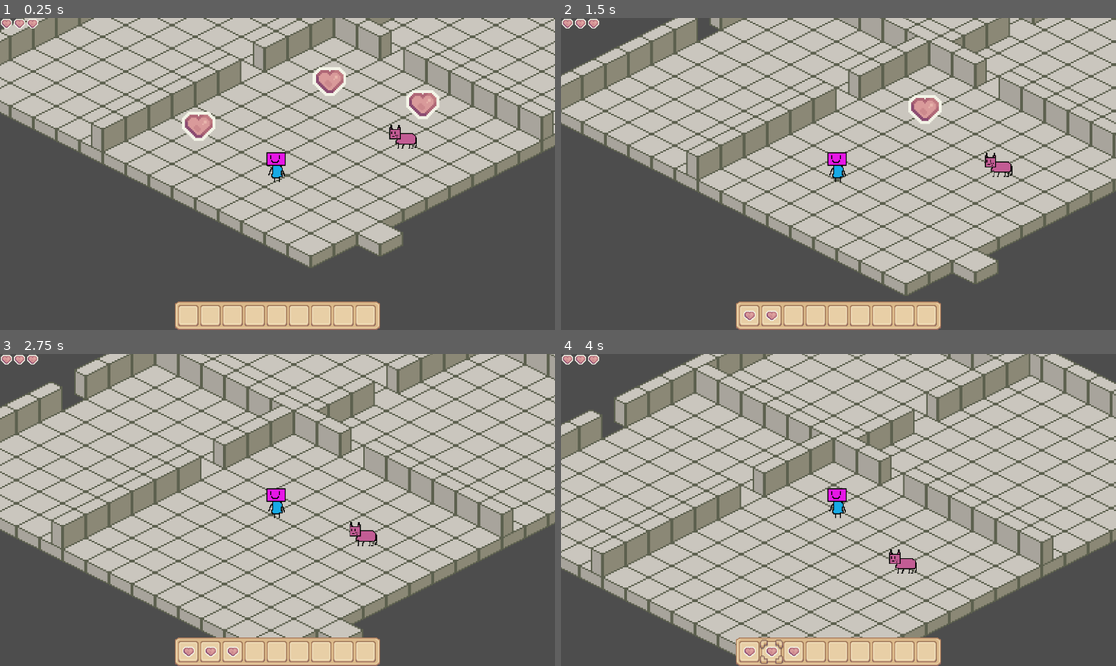
Above: before the commit, frames 1-4 (two rows, left to right).
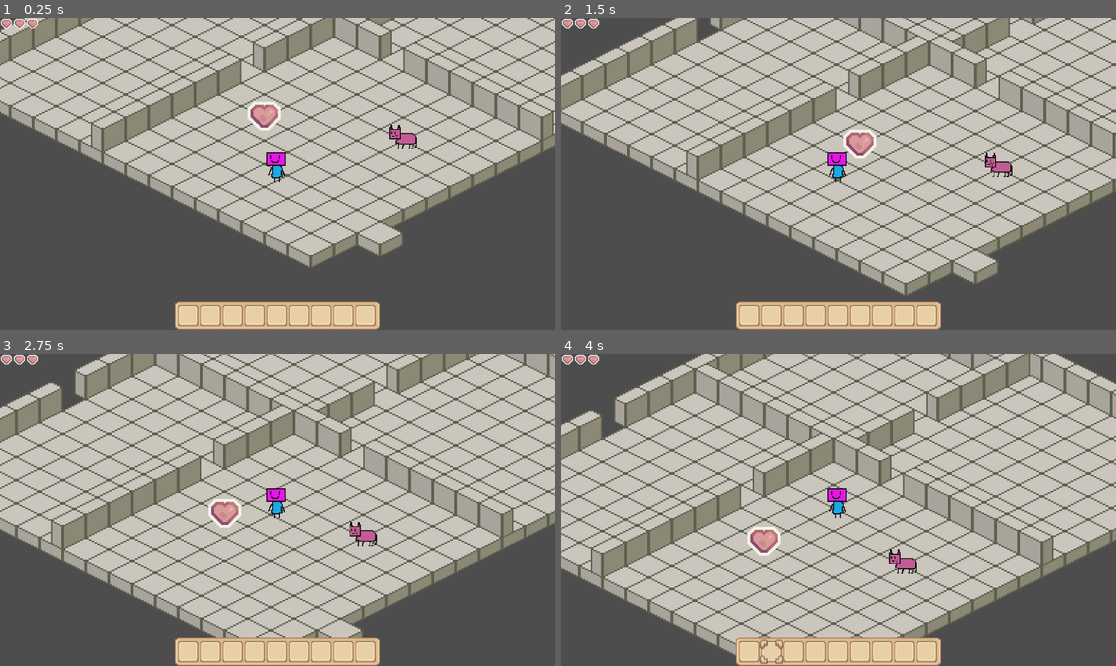
Above: after the commit, the same moments.

Repository: TheChrisJA/Warmth-and-Whiskers
Game: Godot game, scene res://main_game.tscn
The game is run twice, just before and just after one commit, with the same random seed, the same clock (stepped at 60 frames per second) and the same inputs.
Inputs (mouse positions are in pixels of both pictures, inside the frame that each line leads up to):
- Up to frame 1 (0.25 s): no input
- Up to frame 2 (1.5 s): tap Enter at 0.5 s; drag from (760, 127) to (982, 105) at 0.52 s; drag from (1027, 130) to (810, 236) at 1.27 s
- Up to frame 3 (2.75 s): move the mouse to (327, 447) at 2.02 s; click (327, 447) at 2.17 s
- Up to frame 4 (4 s): drag from (749, 650) to (672, 463) at 2.77 s; tap Space at 3.5 s; drag from (771, 650) to (866, 510) at 3.52 s

The runs differ from the first frame. In frame 1, 1.7% of the frame differs, in the area x 32-80%, y 15-40%; in frame 2, 1.0%; in frame 3, 0.6%; in frame 4, 0.6%.

Commit message:
Partial placement system

Diff:
--- a/warmth-and-whiskers/area_2d.gd
+++ b/warmth-and-whiskers/area_2d.gd
@@ -1,15 +1,44 @@
 extends Area2D
 
-# Assign the icon texture in the inspector that should appear in the UI
 @export var inventory_icon: Texture2D
 
+const SAVE_PATH = "user://saved_area.tscn"
+
 func _on_input_event(viewport: Node, event: InputEvent, shape_idx: int) -> void:
-	# Check if the player left-clicks the item
 	if event is InputEventMouseButton and event.button_index == MOUSE_BUTTON_LEFT and event.pressed:
+		# Find the player in the scene. (Adjust this path if your player is located elsewhere)
+		var player = get_node("/root/MainGame/Systems/SpawnManager/Player")
 
-		# Try to add it to the UI
-		var was_picked_up = InventorySystem.add_item(inventory_icon)
+		if player:
+			# Tell the player to walk toward this item
+			player.target_item = self
+			player.set_movement_target(global_position)
 
-		if was_picked_up:
-			# Remove the item from the 2D world
-			queue_free()
+			# Stop the input from passing through to the ground under the item
+			get_viewport().set_input_as_handled()
+
+# This is called automatically by the player script when they get close enough!
+func interact(player_node: CharacterBody2D) -> void:
+	var was_picked_up = InventorySystem.add_item(inventory_icon)
+
+	if was_picked_up:
+		save_area(self)
+		queue_free()
+
+func save_area(area_to_save: Area2D) -> void:
+	area_to_save.position = Vector2.ZERO
+
+	for child in area_to_save.get_children():
+		child.owner = area_to_save
+
+	var packed_scene = PackedScene.new()
+	var result = packed_scene.pack(area_to_save)
+
+	if result == OK:
+		var save_result = ResourceSaver.save(packed_scene, SAVE_PATH)
+		if save_result == OK:
+			print("Area2D and its children saved successfully!")
+		else:
+			print("Failed to save file to disk. Error code: ", save_result)
+	else:
+		print("Failed to pack the Area2D node. Error code: ", result)
--- a/warmth-and-whiskers/main_game.tscn
+++ b/warmth-and-whiskers/main_game.tscn
@@ -131,6 +131,7 @@
 [node name="Levels" type="Node2D" parent="World" unique_id=703755187]
 position = Vector2(-334, -128)
 metadata/_edit_group_ = true
+metadata/_edit_lock_ = true
 
 [node name="TileMapLayer" type="TileMapLayer" parent="World/Levels" unique_id=1147118516]
 z_index = 2
@@ -159,49 +160,21 @@
 tile_set = SubResource("TileSet_6bm6p")
 
 [node name="Area2D" type="Area2D" parent="World/Levels" unique_id=468480454]
+position = Vector2(-79, 95)
 script = ExtResource("2_aomqu")
 inventory_icon = ExtResource("11_02kkc")
 
 [node name="CollisionShape2D" type="CollisionShape2D" parent="World/Levels/Area2D" unique_id=1205493050]
-position = Vector2(-124.5, 103)
 scale = Vector2(18.359997, 18.359997)
 shape = SubResource("RectangleShape2D_02kkc")
+metadata/_edit_lock_ = true
 
 [node name="Sprite2D" type="Sprite2D" parent="World/Levels/Area2D" unique_id=1129958092]
 z_index = 2
 texture_filter = 1
-position = Vector2(-124.5, 103)
+position = Vector2(0, 1)
 texture = ExtResource("11_02kkc")
-
-[node name="Area2D2" type="Area2D" parent="World/Levels" unique_id=618031755]
-script = ExtResource("2_aomqu")
-inventory_icon = ExtResource("11_02kkc")
-
-[node name="CollisionShape2D" type="CollisionShape2D" parent="World/Levels/Area2D2" unique_id=1556678831]
-position = Vector2(30.5, 88)
-scale = Vector2(18.359997, 18.359997)
-shape = SubResource("RectangleShape2D_02kkc")
-
-[node name="Sprite2D" type="Sprite2D" parent="World/Levels/Area2D2" unique_id=726492510]
-z_index = 2
-texture_filter = 1
-position = Vector2(30.5, 88)
-texture = ExtResource("11_02kkc")
-
-[node name="Area2D3" type="Area2D" parent="World/Levels" unique_id=742261526]
-script = ExtResource("2_aomqu")
-inventory_icon = ExtResource("11_02kkc")
-
-[node name="CollisionShape2D" type="CollisionShape2D" parent="World/Levels/Area2D3" unique_id=1358164209]
-position = Vector2(-34, 72)
-scale = Vector2(18.359997, 18.359997)
-shape = SubResource("RectangleShape2D_02kkc")
-
-[node name="Sprite2D" type="Sprite2D" parent="World/Levels/Area2D3" unique_id=206180099]
-z_index = 2
-texture_filter = 1
-position = Vector2(-34, 72)
-texture = ExtResource("11_02kkc")
+metadata/_edit_lock_ = true
 
 [node name="Entities" type="Node2D" parent="World" unique_id=1590512556]
 position = Vector2(49, -14)
@@ -577,8 +550,6 @@
 offset_bottom = 70.0
 
 [connection signal="input_event" from="World/Levels/Area2D" to="World/Levels/Area2D" method="_on_input_event"]
-[connection signal="input_event" from="World/Levels/Area2D2" to="World/Levels/Area2D2" method="_on_input_event"]
-[connection signal="input_event" from="World/Levels/Area2D3" to="World/Levels/Area2D3" method="_on_input_event"]
 [connection signal="timeout" from="Systems/SpawnManager/Cat/Timer" to="Systems/SpawnManager/Cat" method="_on_timer_timeout"]
 [connection signal="gui_input" from="HudLayerCanvas/HudRoot/InventoryBackground/SlotGrid/InventorySlot" to="HudLayerCanvas/HudRoot/InventoryBackground/SlotGrid/InventorySlot" method="_on_gui_input"]
 [connection signal="gui_input" from="HudLayerCanvas/HudRoot/InventoryBackground/SlotGrid/InventorySlot2" to="HudLayerCanvas/HudRoot/InventoryBackground/SlotGrid/InventorySlot2" method="_on_gui_input"]
--- a/warmth-and-whiskers/player.gd
+++ b/warmth-and-whiskers/player.gd
@@ -1,35 +1,44 @@
 extends CharacterBody2D
 
 const SPEED = 50
+# The distance (in pixels) the player needs to be from the item to pick it up
+const INTERACTION_DISTANCE = 5
 
 @onready var nav_agent: NavigationAgent2D = $NavigationAgent2D
 
+# Keep track of the item the player is currently walking towards
+var target_item: Area2D = null
+
 func _ready():
-	# These help prevent the character from getting stuck on corners
 	nav_agent.path_desired_distance = 4.0
 	nav_agent.target_desired_distance = 4.0
 
-# Change _input to _unhandled_input
 func _unhandled_input(event: InputEvent) -> void:
 	if event is InputEventMouseButton and event.pressed and event.button_index == MOUSE_BUTTON_LEFT:
+		# If the player clicks empty ground, clear the current item target
+		target_item = null
 		set_movement_target(get_global_mouse_position())
 
 func set_movement_target(target_point: Vector2):
 	nav_agent.target_position = target_point
 
 func _physics_process(_delta: float) -> void:
-	# Do nothing if we reached the end or the path is empty
+	# If we have an active target item, check if we are close enough to interact
+	if is_instance_valid(target_item):
+		var distance_to_item = global_position.distance_to(target_item.global_position)
+		if distance_to_item <= INTERACTION_DISTANCE:
+			target_item.interact(self) # Trigger the pickup on the item
+			target_item = null # Clear target so we don't pick it up twice
+			velocity = Vector2.ZERO
+			return
+
 	if nav_agent.is_navigation_finished():
 		velocity = Vector2.ZERO
 		return
 
-	# Find the next point in the path (calculated by the NavMesh)
 	var current_agent_position: Vector2 = global_position
 	var next_path_position: Vector2 = nav_agent.get_next_path_position()
-
-	# Calculate velocity to that specific sub-point
 	var new_velocity: Vector2 = current_agent_position.direction_to(next_path_position) * SPEED
 
-	# Simple move_and_slide logic
 	velocity = new_velocity
 	move_and_slide()
